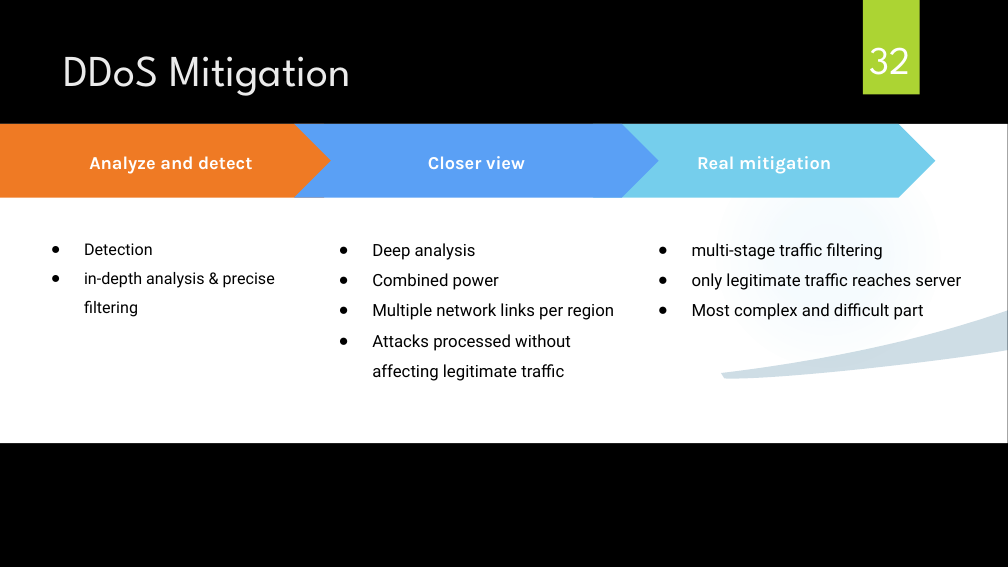
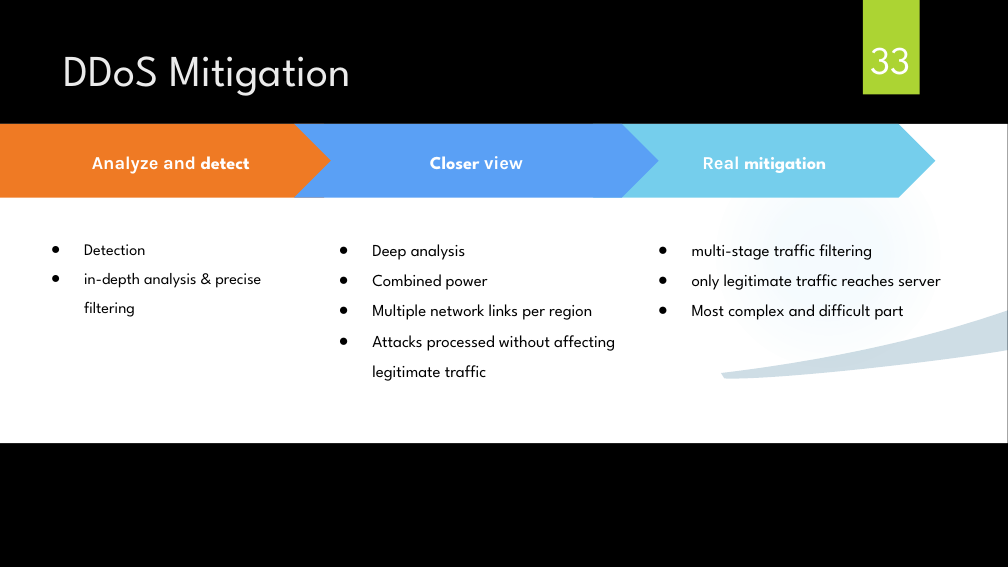
Before and after one commit to rlossec/journey-to-vps-commands, a slide deck: slide 33 of docs/Présentation.pptx (slide 32 before the commit). Drawn at 1008x567 pixels with LibreOffice and Linux fonts; fonts in the diff are those of the drawing; background and template pictures are left out. Boxes give left, top, right and bottom in pixels: in the first picture for what was removed or moved away, otherwise in the second. Text is boxed around its words. In the diff, an @@ line names an element or a change of style, - is before the commit and + after.

```diff
--- a/docs/Présentation.pptx
+++ b/docs/Présentation.pptx
@@ page number at <box>870,47,910,75</box>: text changed @@
-32
+33
@@ pentagon arrow "Analyze and detect" at <box>0,124,360,198</box>: font Karla to League Spartan in "detect" @@
@@ chevron "Closer view" at <box>294,124,659,198</box>: font Karla to League Spartan in "Closer" @@
@@ chevron "Real mitigation" at <box>593,124,935,198</box>: font Karla to League Spartan in "mitigation" @@
@@ font Roboto to League Spartan in 3 elements at <box>692,244,940,320</box>, <box>84,244,261,317</box>, <box>372,244,615,381</box> @@
```
Also in this commit, not shown: 3 other slides changed, 1 slide added.
